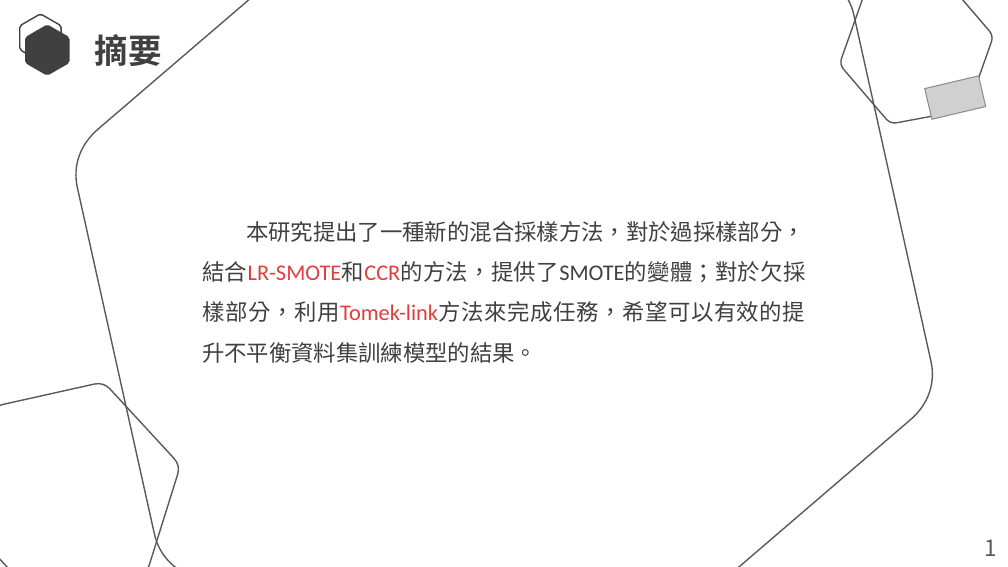
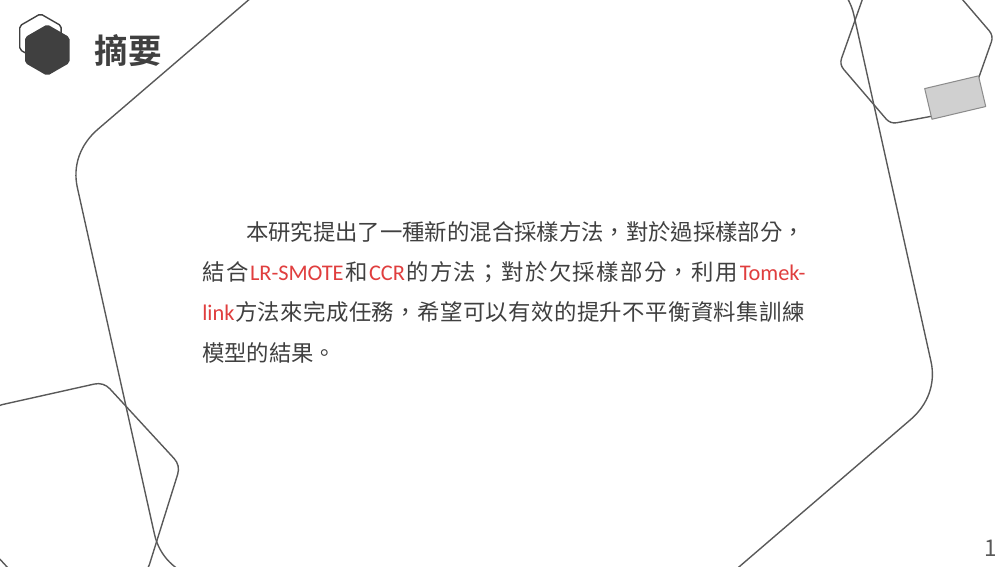
Before and after one commit to Lcwei-0708/lcwei-0708.github.io, a slide deck: slide 3 of data/paper/An Improved Unbalanced Data Classification Method Based on Hybrid Sampling Approach/An Improved Unbalanced Data Classification Method Based on Hybrid Sampling Approach.pptx. Drawn at 1008x567 pixels with LibreOffice and Linux fonts; fonts in the diff are those of the drawing; grey boxes stand for pictures. Boxes give left, top, right and bottom in pixels: in the first picture for what was removed or moved away, otherwise in the second. Text is boxed around its words. In the diff, an @@ line names an element or a change of style, - is before the commit and + after.

```diff
--- a/data/paper/An Improved Unbalanced Data Classification Method Based on Hybrid Sampling Approach/An Improved Unbalanced Data Classification Method Based on Hybrid Sampling Approach.pptx
+++ b/data/paper/An Improved Unbalanced Data Classification Method Based on Hybrid Sampling Approach/An Improved Unbalanced Data Classification Method Based on Hybrid Sampling Approach.pptx
@@ text at bbox=[202, 221, 805, 363]: text changed @@
-本研究提出了一種新的混合採樣方法，對於過採樣部分，結合LR-SMOTE和CCR的方法，提供了SMOTE的變體；對於欠採樣部分，利用Tomek-link方法來完成任務，希望可以有效的提升不平衡資料集訓練模型的結果。
+本研究提出了一種新的混合採樣方法，對於過採樣部分，結合LR-SMOTE和CCR的方法；對於欠採樣部分，利用Tomek-link方法來完成任務，希望可以有效的提升不平衡資料集訓練模型的結果。
```
Also in this commit, not shown: 1 other file.
